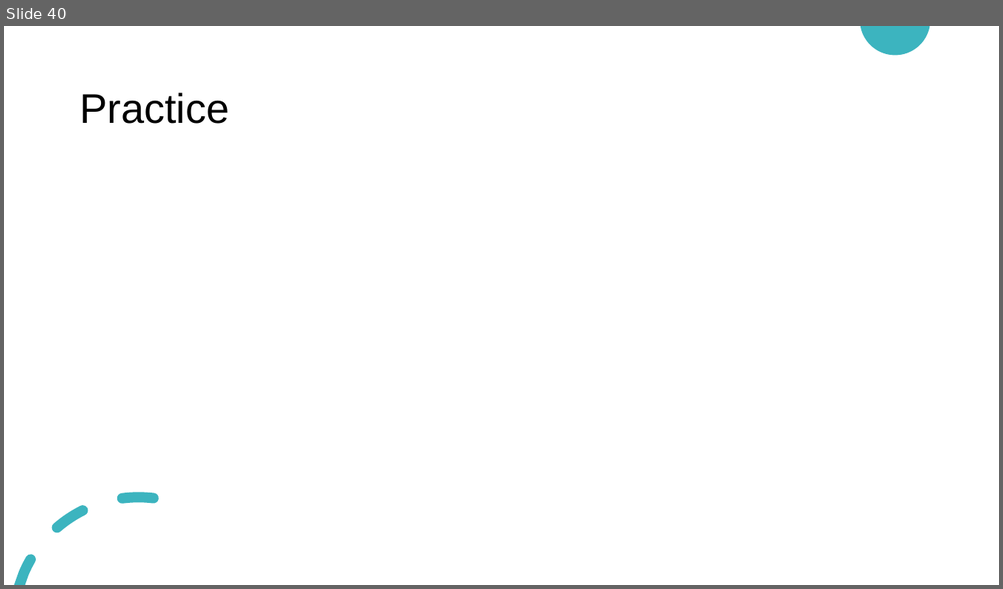
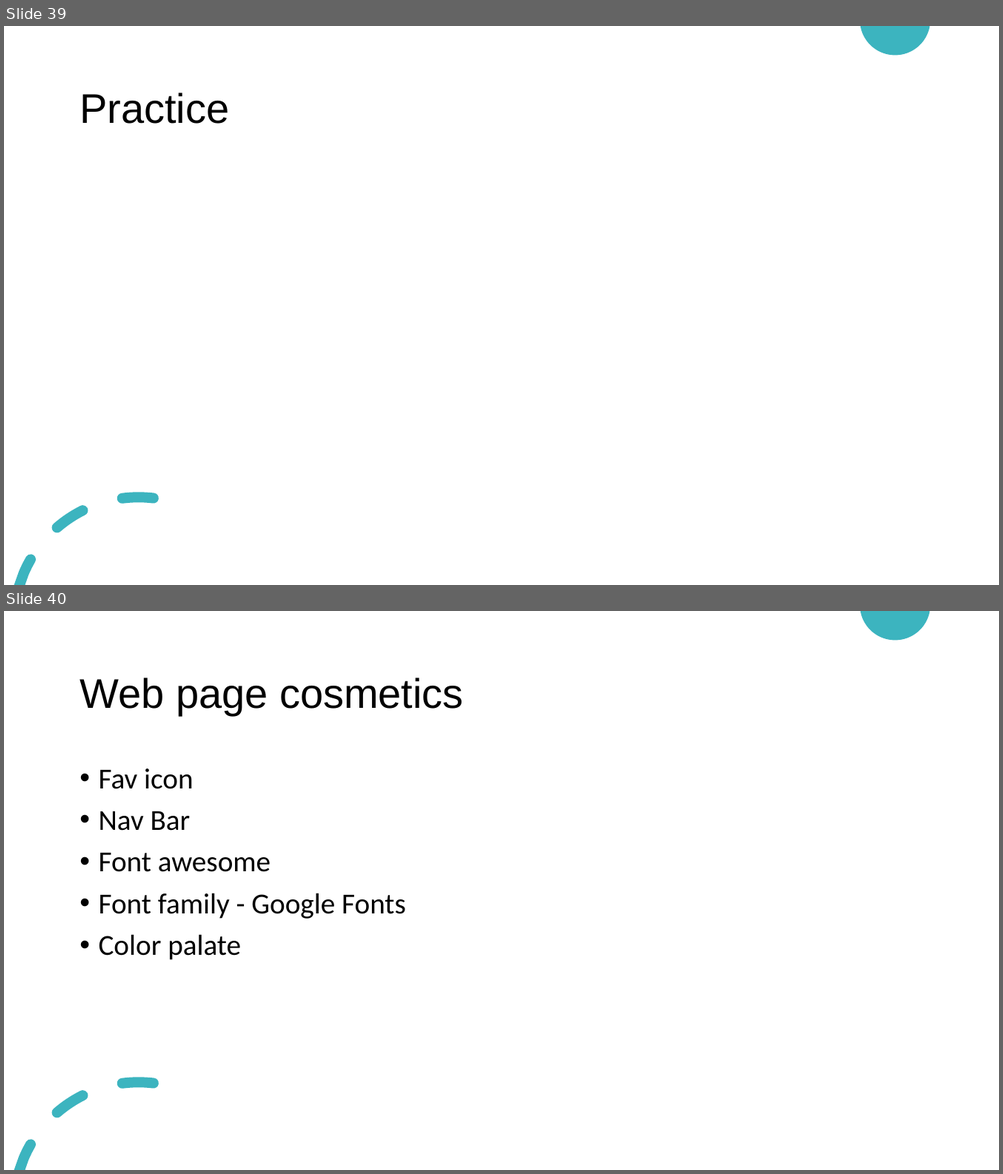
Before and after one commit to HanaZRasheed/HTU-Website-Fall2021, a slide deck: Website Design and Development.pptx. Shown one above the other, each under a label of ours: slide 40 before the commit, slides 39 and 40 after it. The pictures are 1003x589 and 1003x1174 pixels, drawn with LibreOffice and Linux fonts; fonts in the diff are those of the drawing. Boxes give left, top, right and bottom in pixels: in the first picture for what was removed or moved away, otherwise in the second. Text is boxed around its words. In the diff, an @@ line names an element or a change of style, - is before the commit and + after.

```diff
--- a/Website Design and Development.pptx
+++ b/Website Design and Development.pptx
@@ slide 40 added at (x1=4, y1=611, x2=999, y2=1170), background #FFFFFF; not listed: 2 template elements that a slide beside it also shows @@
@@ title added at (x1=79, y1=678, x2=464, y2=715), 40 pt, text #000000 @@
+Web page cosmetics
@@ text added at (x1=99, y1=769, x2=406, y2=960), 28 pt, text #000000 @@
+• Fav icon
+• Nav Bar
+• Font awesome
+• Font family - Google Fonts
+• Color palate
@@ what was slide 40 is now slide 39 @@
```
Also in this commit, not shown: 36 other slides added, 2 slides removed, 1 other file.
